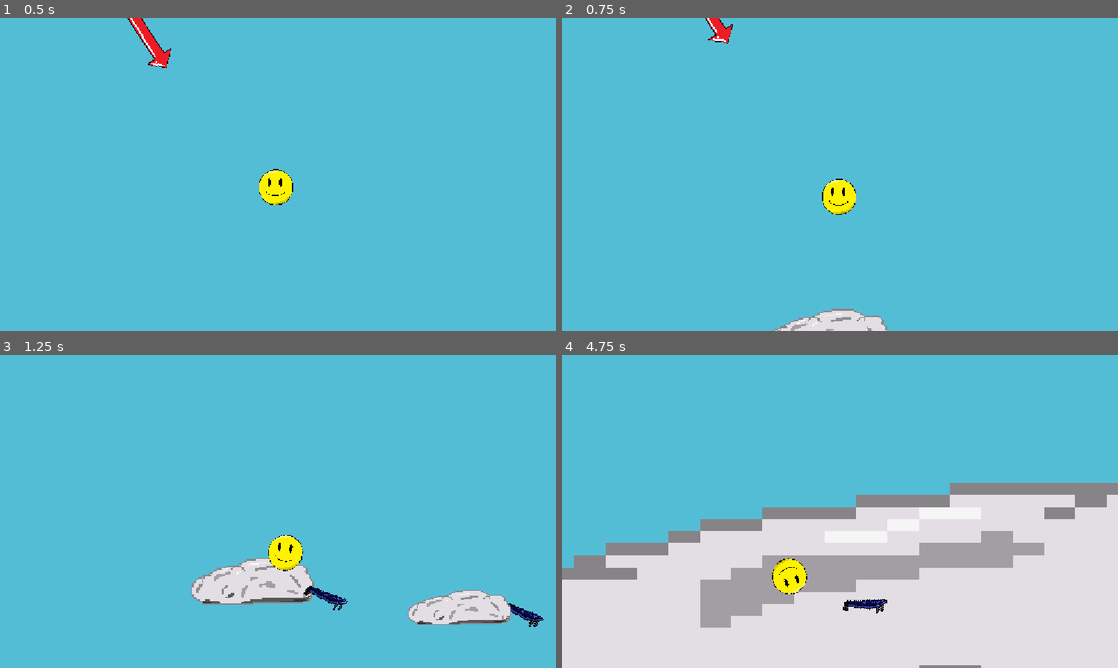
Above: before the commit, frames 1-4 (two rows, left to right).
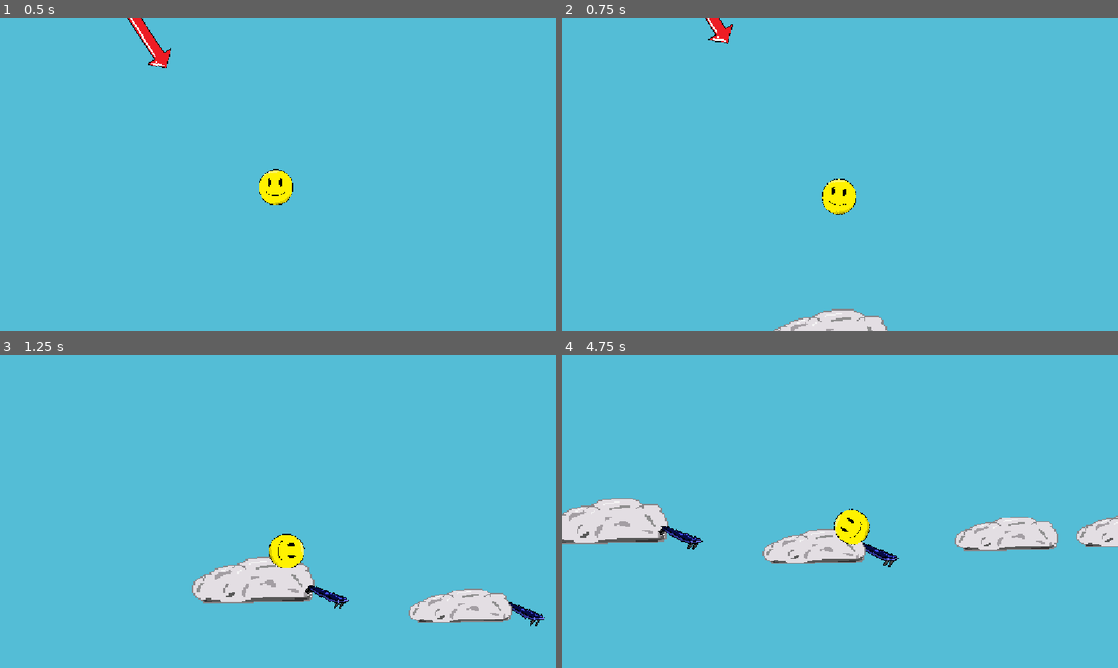
Above: after the commit, the same moments.

Repository: cyan-teal/hole-bounce
Game: Godot game, scene res://scenes/level_3.tscn
The game is run twice, just before and just after one commit, with the same random seed, the same clock (stepped at 60 frames per second) and the same inputs.
Inputs (mouse positions are in pixels of both pictures, inside the frame that each line leads up to):
- Up to frame 1 (0.5 s): no input
- Up to frame 2 (0.75 s): move the mouse to (962, 158) at 0.52 s; hold Right (go_right) from 0.53 s (still down); hold Space (pass) from 0.53 s (still down)
- Up to frame 3 (1.25 s): keep holding Right (go_right); keep holding Space (pass)
- Up to frame 4 (4.75 s): move the mouse to (728, 527) at 1.27 s; release Right (go_right) at 1.28 s; release Space (pass) at 1.28 s; hold Left (go_left) 1.28-2.03 s; tap Space (pass) at 1.35, 2.85, 4.35 s; move the mouse to (895, 442) at 2.02 s; hold Space (pass) 2.03-2.78 s; hold Right (go_right) 2.03-3.53 s; move the mouse to (812, 574) at 2.77 s; move the mouse to (1006, 558) at 3.52 s; hold Space (pass) 3.53-4.28 s; hold Left (go_left) from 3.53 s (still down); move the mouse to (673, 464) at 4.27 s

Frame 1 is identical in both runs. In frame 2, less than 0.1% of the frame differs, in the area x 26-56%, y 0-100%; in frame 3, 1.7%; in frame 4, 51%, in the area x 0-100%, y 40-100%.

Commit message:
Increase player spin speed

Diff:
--- a/hole-bounce/scripts/player.gd
+++ b/hole-bounce/scripts/player.gd
@@ -4,7 +4,7 @@
 
 
 const SPEED: float = 27_000.0
-const ROTATIONAL_SPEED: float = 150_000.0
+const ROTATIONAL_SPEED: float = 1_500_000.0
 const BOUNCE_STRENGTH: float = 250.0
 
 
